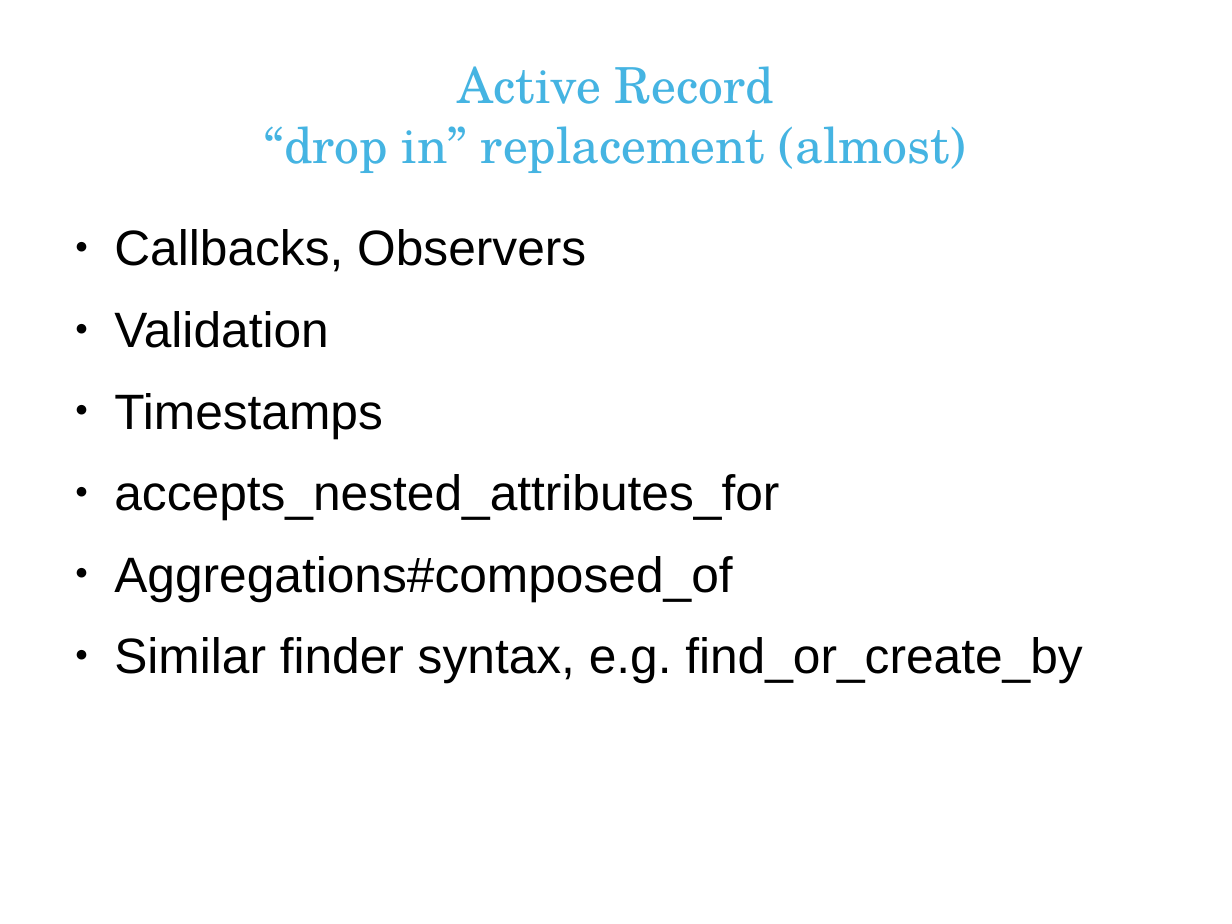
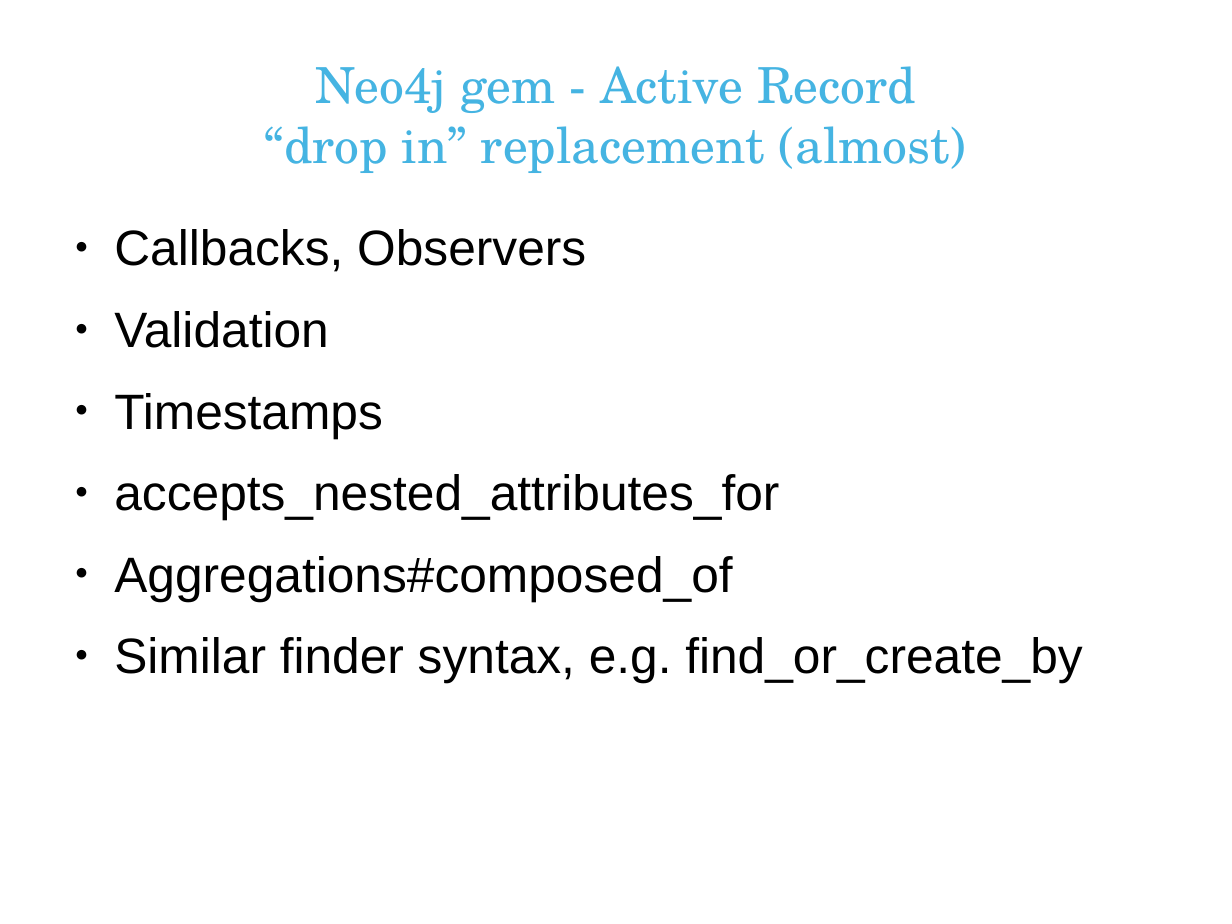
Before and after one commit to andreasronge/andreasronge.github.com, a slide deck: slide 41 of JRubyConf.odp. Drawn at 1232x924 pixels with LibreOffice and Linux fonts; fonts in the diff are those of the drawing; background and template pictures are left out. Boxes give left, top, right and bottom in pixels: in the first picture for what was removed or moved away, otherwise in the second. Text is boxed around its words. In the diff, an @@ line names an element or a change of style, - is before the commit and + after.

```diff
--- a/JRubyConf.odp
+++ b/JRubyConf.odp
@@ title at <box>265,66,966,173</box>: text changed @@
-Active Record
-“drop in” replacement (almost)
+Neo4j gem - Active Record
+“drop in” replacement (almost)
```
Also in this commit, not shown: 14 other slides changed, 3 slides added, 2 slides removed.
